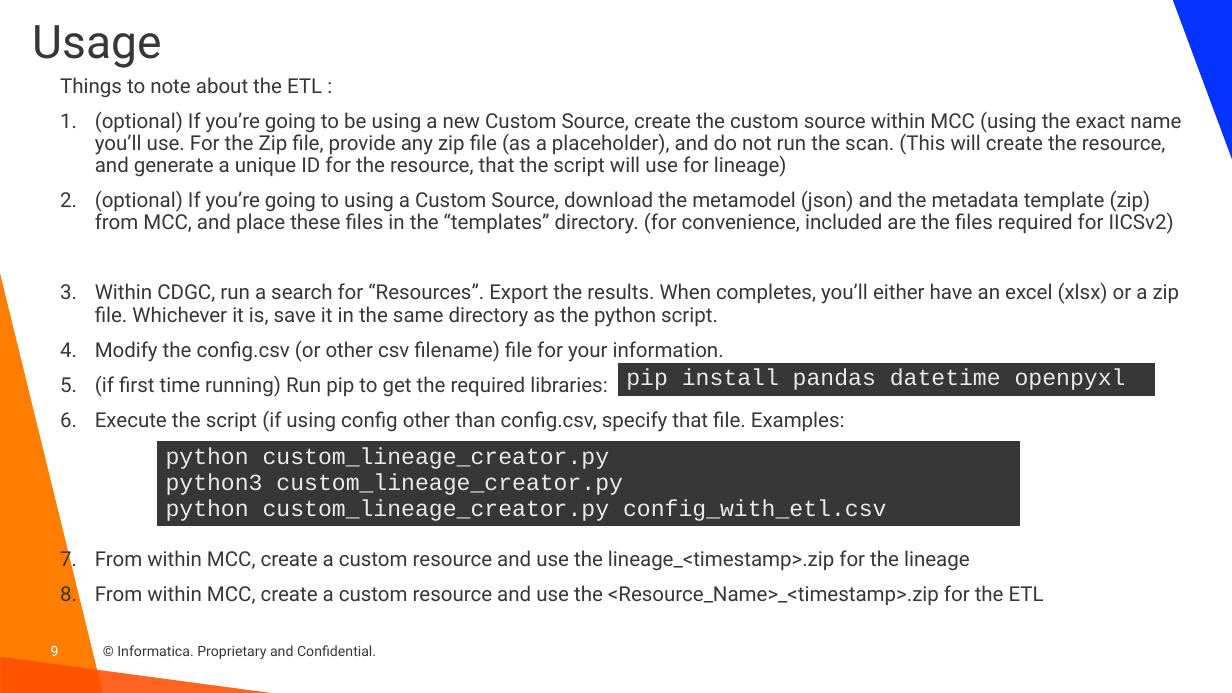
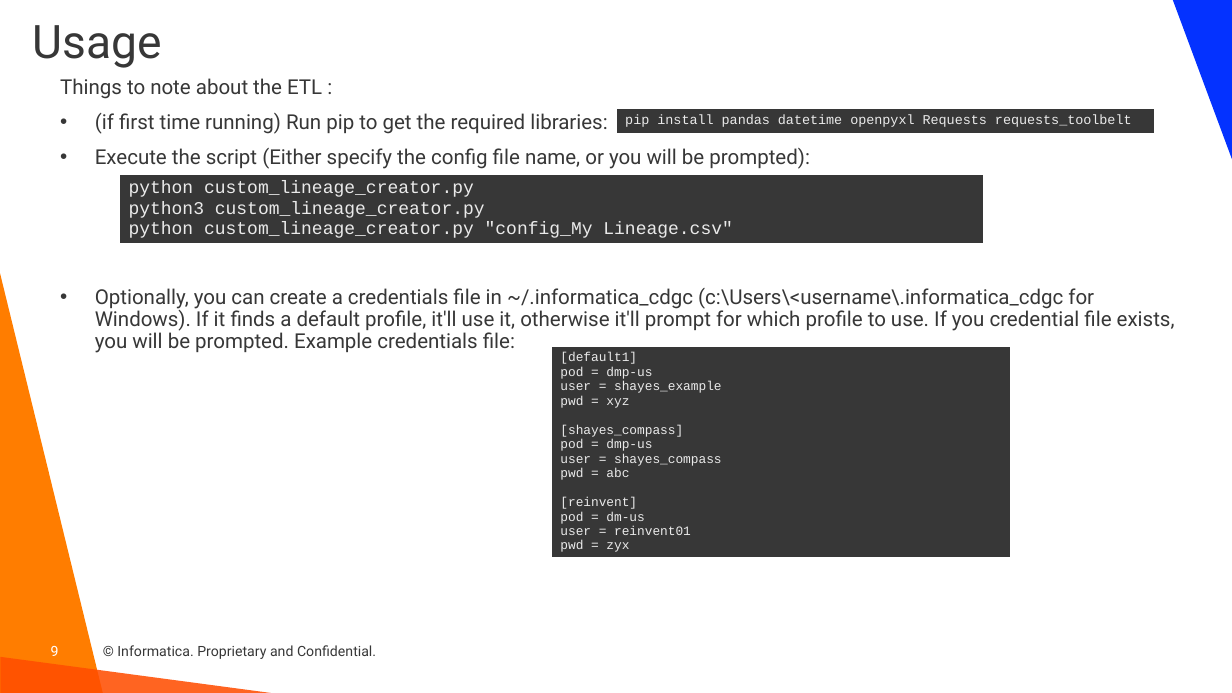
Before and after one commit to haystraw/Informatica_Custom_Lineage_Creator, a slide deck: slide 9 of Custom Lineage Creator.pptx. Drawn at 1232x693 pixels with LibreOffice and Linux fonts; fonts in the diff are those of the drawing; background and template pictures are left out. Boxes give left, top, right and bottom in pixels: in the first picture for what was removed or moved away, otherwise in the second. Text is boxed around its words. In the diff, an @@ line names an element or a change of style, - is before the commit and + after.

```diff
--- a/Custom Lineage Creator.pptx
+++ b/Custom Lineage Creator.pptx
@@ text at (x1=95, y1=112, x2=1181, y2=362): paragraphs removed @@
-1. (optional) If you’re going to be using a new Custom Source, create the custom source within MCC (using the exact name you’ll use. For the Zip file, provide any zip file (as a placeholder), and do not run the scan. (This will create the resource, and generate a unique ID for the resource, that the script will use for lineage)
-2. (optional) If you’re going to using a Custom Source, download the metamodel (json) and the metadata template (zip) from MCC, and place these files in the “templates” directory. (for convenience, included are the files required for IICSv2)
-3. Within CDGC, run a search for “Resources”. Export the results. When completes, you’ll either have an excel (xlsx) or a zip file. Whichever it is, save it in the same directory as the python script.
-4. Modify the config.csv (or other csv filename) file for your information.
@@ text at (x1=95, y1=113, x2=607, y2=134): bullet 1. to • @@
@@ table at (x1=616, y1=108, x2=1154, y2=134) @@
-row 1, column 1: pip install pandas datetime openpyxl
+row 1, column 1: pip install pandas datetime openpyxl Requests requests_toolbelt
@@ table resized from (x1=617, y1=362, x2=1156, y2=399) to (x1=616, y1=108, x2=1154, y2=134) @@
@@ text at (x1=95, y1=148, x2=1175, y2=353): text changed @@
-6. Execute the script (if using config other than config.csv, specify that file. Examples:
-7. From within MCC, create a custom resource and use the lineage_<timestamp>.zip for the lineage
-8. From within MCC, create a custom resource and use the <Resource_Name>_<timestamp>.zip for the ETL
+• Execute the script (Either specify the config file name, or you will be prompted):
+• Optionally, you can create a credentials file in ~/.informatica_cdgc (c:\Users\<username\.informatica_cdgc for Windows). If it finds a default profile, it'll use it, otherwise it'll prompt for which profile to use. If you credential file exists, you will be prompted. Example credentials file:
@@ table at (x1=119, y1=175, x2=983, y2=249) @@
@@ row 1, column 1: "python custom_lineage_creator.py / python3 custom_lineage_creator.py / python custom_lineage_creator.py config_with_etl.csv" to "python custom_lineage_creator.py / python3 custom_lineage_creator.py / python custom_lineage_creator.py "config_My Lineage.csv"" @@
@@ table resized from (x1=156, y1=440, x2=1020, y2=532) to (x1=119, y1=175, x2=983, y2=249) @@
@@ table added at (x1=551, y1=347, x2=1010, y2=571), 1 rows, 1 columns @@
+[default1] / pod = dmp-us / user = shayes_example / pwd = xyz / [shayes_compass] / pod = dmp-us / user = shayes_compass / pwd = abc / [reinvent] / pod = dm-us / user = reinvent01 / pwd = zyx
```
Also in this commit, not shown: 4 other slides changed, 7 other files.
